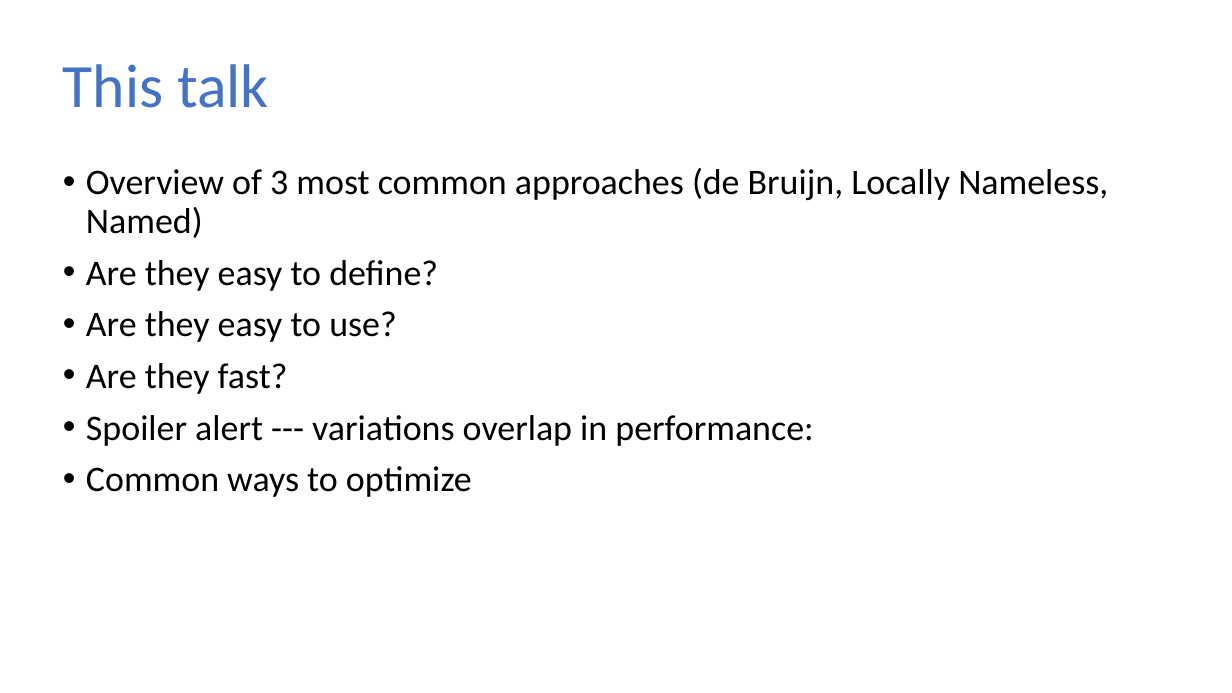
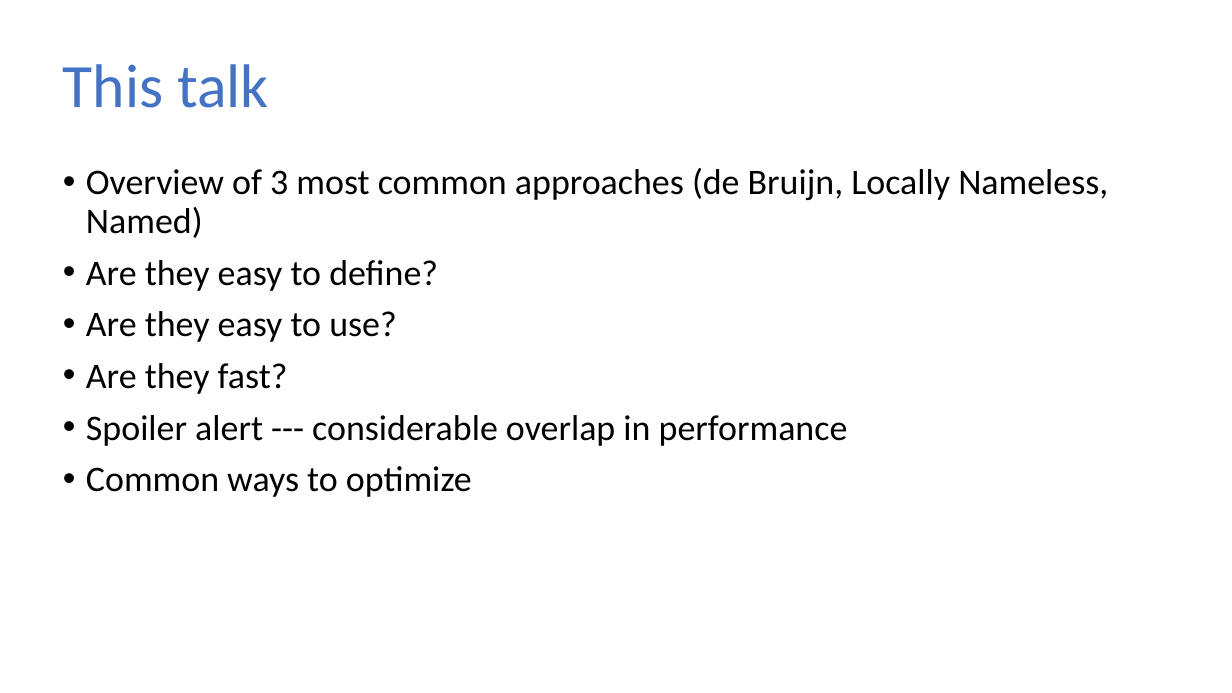
Before and after one commit to sweirich/lambda-n-ways, a slide deck: slide 9 of plclub-2021.pptx. Drawn at 1232x693 pixels with LibreOffice and Linux fonts; fonts in the diff are those of the drawing. Boxes give left, top, right and bottom in pixels: in the first picture for what was removed or moved away, otherwise in the second. Text is boxed around its words. In the diff, an @@ line names an element or a change of style, - is before the commit and + after.

```diff
--- a/plclub-2021.pptx
+++ b/plclub-2021.pptx
@@ text at [86,415,848,446]: text changed @@
-• Spoiler alert --- variations overlap in performance:
+• Spoiler alert --- considerable overlap in performance
```
Also in this commit, not shown: 9 other slides changed, 14 slides added, 24 other files.
